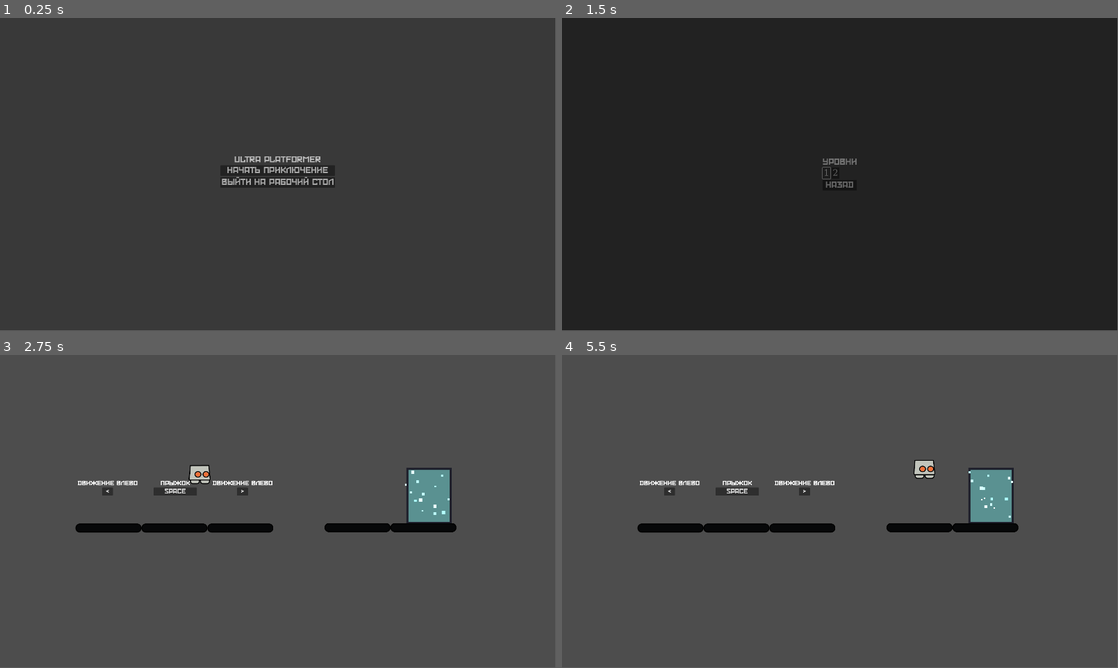
Above: before the commit, frames 1-4 (two rows, left to right).
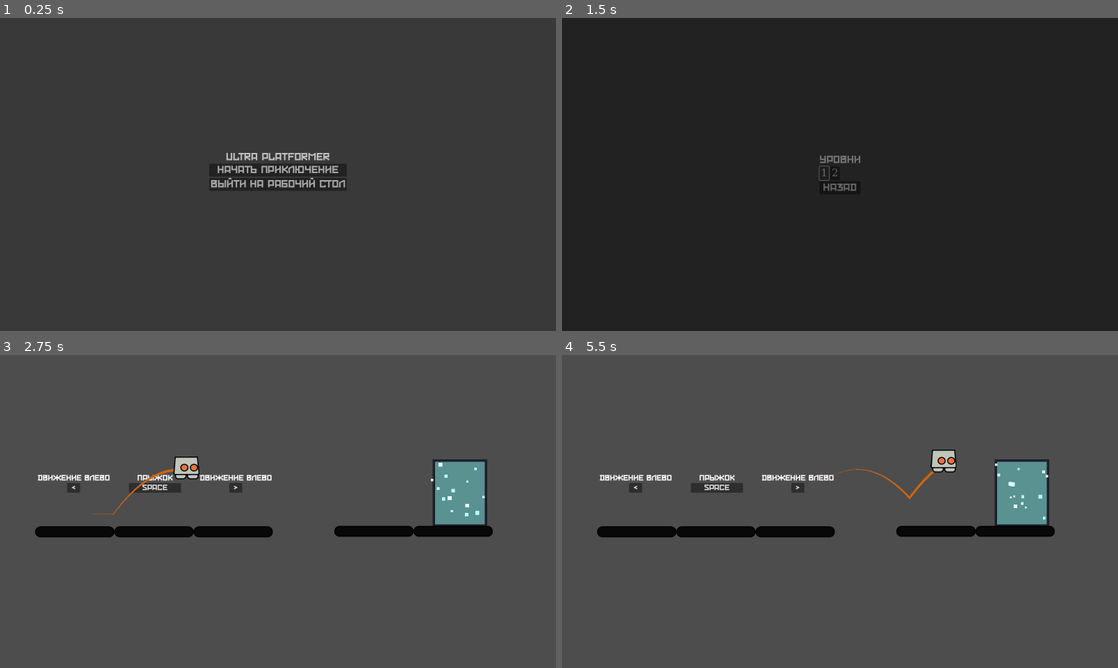
Above: after the commit, the same moments.

Repository: AntonShiryaew/GodotPlatformer
Game: Godot game, scene res://Scenes/MainMenu/mainMenu.tscn
The game is run twice, just before and just after one commit, with the same random seed, the same clock (stepped at 60 frames per second) and the same inputs.
Inputs:
- Up to frame 1 (0.25 s): no input
- Up to frame 2 (1.5 s): click "Начать приключение" at 0.5 s; click "1" at 1.25 s
- Up to frame 3 (2.75 s): tap Enter at 2 s; hold Right (ui_right) from 2.03 s (still down); tap Z at 2.1 s; tap Space (ui_select) at 2.27 s
- Up to frame 4 (5.5 s): tap Z every 0.75 s from 2.85 to 5.1 s; tap Space (ui_select) at 3.02, 4.52, 5.27 s; release Right (ui_right) at 3.53 s; hold Left (ui_left) 3.53-4.28 s; hold Right (ui_right) from 4.28 s (still down)
In our replay, the window is 799x449 before the commit and 800x450 after it. These sizes can differ from the game's own. Grey fills any space a smaller window leaves; there, only what the larger window draws over its background counts as a difference.

The runs differ from the first frame. In frame 1, 1.2% of the frame differs, in the area x 38-63%, y 43-55%; in frame 2, 0.3%; in frame 3, 6.0%; in frame 4, 6.1%, in the area x 6-89%, y 30-59%.

Commit message:
Переместил объекты, добавил уровень и спрайты

Diff:
--- a/Platforms/OneWayPlatform.tscn
+++ b/Prefabs/Platforms/OneWayPlatform.tscn
@@ -1,13 +1,15 @@
-[gd_scene load_steps=3 format=3 uid="uid://cxw716cf4pioo"]
+[gd_scene load_steps=4 format=3 uid="uid://cxw716cf4pioo"]
 
 [ext_resource type="Texture2D" uid="uid://behaouqhtseuj" path="res://Sprites/platforms.png" id="1_4ej0b"]
+[ext_resource type="Script" path="res://Scripts/platform.gd" id="1_whcsj"]
 
 [sub_resource type="RectangleShape2D" id="RectangleShape2D_t6d1q"]
 size = Vector2(303, 39)
 
 [node name="OneWayPlatform" type="Node2D"]
 
-[node name="StaticBody2D" type="StaticBody2D" parent="."]
+[node name="StaticBody2D" type="StaticBody2D" parent="." groups=["loading_platform"]]
+script = ExtResource("1_whcsj")
 
 [node name="Sprite2D" type="Sprite2D" parent="StaticBody2D"]
 texture = ExtResource("1_4ej0b")
--- a/Prefabs/jump_platform.tscn
+++ b/Prefabs/Platforms/jump_platform.tscn
@@ -7,7 +7,7 @@
 radius = 20.0
 height = 302.0
 
-[node name="PlatformJump" type="StaticBody2D" groups=["jumping", "loading_platform"]]
+[node name="PlatformJump" type="StaticBody2D" groups=["jumping"]]
 script = ExtResource("1_mphtj")
 
 [node name="Sprite2D" type="Sprite2D" parent="."]
--- a/Prefabs/bobot_pref.tscn
+++ b/Prefabs/bobot_pref.tscn
@@ -1,7 +1,8 @@
-[gd_scene load_steps=15 format=3 uid="uid://dsedpm5rfdof1"]
+[gd_scene load_steps=16 format=3 uid="uid://dsedpm5rfdof1"]
 
 [ext_resource type="Script" path="res://Scripts/bobot_move.gd" id="1_ky87w"]
 [ext_resource type="Texture2D" uid="uid://cgxr3e0vd2f87" path="res://Sprites/bobot.png" id="1_rf32u"]
+[ext_resource type="PackedScene" uid="uid://bpcjvw11aw2qy" path="res://Scenes/trail.tscn" id="3_icty3"]
 
 [sub_resource type="AtlasTexture" id="AtlasTexture_1arjt"]
 atlas = ExtResource("1_rf32u")
@@ -95,12 +96,18 @@
 radius = 49.0
 
 [node name="Bobot" type="CharacterBody2D"]
+collision_layer = 3
+collision_mask = 3
 script = ExtResource("1_ky87w")
+
+[node name="Trail" parent="." instance=ExtResource("3_icty3")]
+show_behind_parent = true
 
 [node name="AnimatedSprite2D" type="AnimatedSprite2D" parent="."]
 sprite_frames = SubResource("SpriteFrames_15yes")
-animation = &"idle"
+animation = &"jump"
 autoplay = "idle"
+frame_progress = 0.542465
 
 [node name="CollisionShape2D" type="CollisionShape2D" parent="."]
 shape = SubResource("CircleShape2D_h7c2d")
--- a/Prefabs/door.tscn
+++ b/Prefabs/door.tscn
@@ -28,7 +28,7 @@
 [node name="CollisionShape2D" type="CollisionShape2D" parent="."]
 shape = SubResource("RectangleShape2D_ri54d")
 
-[node name="GPUParticles2D" type="GPUParticles2D" parent="."]
+[node name="Particles" type="GPUParticles2D" parent="."]
 amount = 15
 process_material = SubResource("ParticleProcessMaterial_c6mmo")
 trail_sections = 10
--- /dev/null
+++ b/Prefabs/key.tscn
@@ -0,0 +1,57 @@
+[gd_scene load_steps=9 format=3 uid="uid://c1efgc47obe7a"]
+
+[ext_resource type="Script" path="res://Scripts/key_logic.gd" id="1_bcge5"]
+[ext_resource type="Texture2D" uid="uid://de7e7krt7vfcq" path="res://Sprites/key.png" id="1_inow7"]
+
+[sub_resource type="RectangleShape2D" id="RectangleShape2D_5ucs3"]
+size = Vector2(28, 59)
+
+[sub_resource type="Gradient" id="Gradient_48kl0"]
+offsets = PackedFloat32Array(0.529605, 1)
+colors = PackedColorArray(1, 1, 1, 1, 1, 1, 1, 0)
+
+[sub_resource type="GradientTexture1D" id="GradientTexture1D_yjwgy"]
+gradient = SubResource("Gradient_48kl0")
+
+[sub_resource type="Curve" id="Curve_j8oaj"]
+_data = [Vector2(0, 1), 0.0, 0.0, 0, 0, Vector2(1, 0), 0.0, 0.0, 0, 0]
+point_count = 2
+
+[sub_resource type="CurveTexture" id="CurveTexture_f8sw8"]
+curve = SubResource("Curve_j8oaj")
+
+[sub_resource type="ParticleProcessMaterial" id="ParticleProcessMaterial_v57yl"]
+lifetime_randomness = 1.0
+particle_flag_disable_z = true
+angle_min = 1.07288e-05
+angle_max = 1.07288e-05
+spread = 180.0
+initial_velocity_max = 150.0
+radial_velocity_min = -2.23517e-05
+radial_velocity_max = -2.23517e-05
+gravity = Vector3(0, 0, 0)
+scale_min = 5.0
+scale_max = 5.0
+scale_curve = SubResource("CurveTexture_f8sw8")
+color_ramp = SubResource("GradientTexture1D_yjwgy")
+
+[node name="Key" type="Area2D"]
+script = ExtResource("1_bcge5")
+
+[node name="KeySprite" type="Sprite2D" parent="."]
+texture = ExtResource("1_inow7")
+
+[node name="CollisionShape2D" type="CollisionShape2D" parent="."]
+position = Vector2(0, -0.5)
+shape = SubResource("RectangleShape2D_5ucs3")
+
+[node name="GPUParticles2D" type="GPUParticles2D" parent="."]
+modulate = Color(1, 0.466667, 0.172549, 1)
+emitting = false
+amount = 50
+process_material = SubResource("ParticleProcessMaterial_v57yl")
+one_shot = true
+explosiveness = 1.0
+
+[connection signal="body_entered" from="." to="." method="_on_body_entered"]
+[connection signal="finished" from="GPUParticles2D" to="." method="_on_gpu_particles_2d_finished"]
--- a/Scenes/BaseScene/baseScene.tscn
+++ b/Scenes/BaseScenes/baseScene.tscn
@@ -1,7 +1,7 @@
 [gd_scene load_steps=5 format=3 uid="uid://bic5ii30cvlub"]
 
-[ext_resource type="Script" path="res://Scenes/BaseScene/global_pause.gd" id="1_6ed4f"]
-[ext_resource type="Script" path="res://Scenes/BaseScene/blackScreen.gd" id="1_e6lug"]
+[ext_resource type="Script" path="res://Scenes/BaseScenes/global_pause.gd" id="1_6ed4f"]
+[ext_resource type="Script" path="res://Scenes/BaseScenes/blackScreen.gd" id="1_e6lug"]
 [ext_resource type="Script" path="res://Scripts/levelTransition.gd" id="1_il7td"]
 [ext_resource type="PackedScene" uid="uid://k5k55c2umhav" path="res://Prefabs/BasicUi/pause_menu.tscn" id="3_kyk0t"]
 
--- a/Scenes/Levels/Chapter1/Level1.tscn
+++ b/Scenes/Levels/Chapter1/Level1.tscn
@@ -1,86 +1,63 @@
-[gd_scene load_steps=13 format=3 uid="uid://1lj8pkpiwqio"]
+[gd_scene load_steps=9 format=3 uid="uid://snwsxl8qbk4o"]
 
-[ext_resource type="PackedScene" uid="uid://bic5ii30cvlub" path="res://Scenes/BaseScene/baseScene.tscn" id="1_5460m"]
+[ext_resource type="PackedScene" uid="uid://bic5ii30cvlub" path="res://Scenes/BaseScenes/baseScene.tscn" id="1_5460m"]
 [ext_resource type="PackedScene" uid="uid://ckv1u7lq8yvut" path="res://Prefabs/death_zone.tscn" id="2_yid55"]
 [ext_resource type="PackedScene" uid="uid://dw6l1qooio0va" path="res://Prefabs/door.tscn" id="3_8mfkj"]
-[ext_resource type="PackedScene" uid="uid://clb50a7t5k2xu" path="res://Prefabs/platform_pref.tscn" id="4_2rm4q"]
+[ext_resource type="PackedScene" uid="uid://clb50a7t5k2xu" path="res://Prefabs/Platforms/platform_pref.tscn" id="4_2rm4q"]
+[ext_resource type="PackedScene" uid="uid://cxw716cf4pioo" path="res://Prefabs/Platforms/OneWayPlatform.tscn" id="6_as8jv"]
 [ext_resource type="PackedScene" uid="uid://dsedpm5rfdof1" path="res://Prefabs/bobot_pref.tscn" id="6_h3xkx"]
-[ext_resource type="Script" path="res://Scripts/camera.gd" id="6_nqaol"]
-[ext_resource type="FontFile" uid="uid://bb04hlpa48pbq" path="res://Fonts/BulatovSPDemo.otf" id="7_vm1vo"]
-[ext_resource type="Script" path="res://Prefabs/BasicUi/baseLabel.gd" id="8_j0d24"]
-[ext_resource type="Script" path="res://Prefabs/BasicUi/baseButton.gd" id="9_yyxve"]
-[ext_resource type="PackedScene" uid="uid://btx8b11te6l12" path="res://Prefabs/jump_platform.tscn" id="10_1esss"]
-
-[sub_resource type="StyleBoxEmpty" id="StyleBoxEmpty_mrn10"]
-
-[sub_resource type="StyleBoxFlat" id="StyleBoxFlat_qfgpa"]
-content_margin_left = 4.0
-content_margin_top = 4.0
-content_margin_right = 4.0
-content_margin_bottom = 4.0
-bg_color = Color(0.1, 0.1, 0.1, 0.6)
-corner_radius_top_left = 3
-corner_radius_top_right = 3
-corner_radius_bottom_right = 3
-corner_radius_bottom_left = 3
-corner_detail = 5
+[ext_resource type="PackedScene" uid="uid://c1efgc47obe7a" path="res://Prefabs/key.tscn" id="8_rftek"]
+[ext_resource type="PackedScene" uid="uid://btx8b11te6l12" path="res://Prefabs/Platforms/jump_platform.tscn" id="10_1esss"]
 
 [node name="BaseNode" instance=ExtResource("1_5460m")]
 
-[node name="BaseNode2D_VBoxContainer#BaseLabel" type="Label" parent="." index="0"]
-theme_override_fonts/font = ExtResource("7_vm1vo")
-theme_override_font_sizes/font_size = 30
-text = "Некоторые уровни могут быть
-больше остальных"
-horizontal_alignment = 1
-script = ExtResource("8_j0d24")
-metadata/_edit_use_anchors_ = true
+[node name="BaseNode2D" parent="." index="0"]
+visible = true
+position = Vector2(986, 550)
 
-[node name="BaseNode2D_VBoxContainer#BaseGameButton" type="Button" parent="." index="1"]
-custom_minimum_size = Vector2(50, 0)
-size_flags_horizontal = 4
-size_flags_vertical = 4
-theme_override_colors/font_disabled_color = Color(0.875, 0.875, 0.875, 1)
-theme_override_fonts/font = ExtResource("7_vm1vo")
-theme_override_font_sizes/font_size = 30
-theme_override_styles/focus = SubResource("StyleBoxEmpty_mrn10")
-theme_override_styles/disabled = SubResource("StyleBoxFlat_qfgpa")
-disabled = true
-text = "Z"
-script = ExtResource("9_yyxve")
-isActiveButton = false
+[node name="Camera2D" type="Camera2D" parent="BaseNode2D" index="0"]
+zoom = Vector2(1.5, 1.5)
 
-[node name="BaseNode2D#DeathZone" parent="." index="2" instance=ExtResource("2_yid55")]
-position = Vector2(-6, 746)
+[node name="DeathZone" parent="BaseNode2D" index="1" instance=ExtResource("2_yid55")]
+position = Vector2(0, 744)
 
-[node name="BaseNode2D#Door" parent="." index="3" instance=ExtResource("3_8mfkj")]
-position = Vector2(-1404, -770)
+[node name="Door" parent="BaseNode2D" index="2" instance=ExtResource("3_8mfkj")]
+position = Vector2(0, -558)
+next_scene_path = "res://Scenes/Levels/Tutorial/Tutorial2.tscn"
 
-[node name="BaseNode2D_Bobot#Camera2D" type="Camera2D" parent="." index="4"]
-position = Vector2(2, 0)
-zoom = Vector2(1.5, 1.5)
-script = ExtResource("6_nqaol")
+[node name="Platform" parent="BaseNode2D" index="3" groups=["loading_platform"] instance=ExtResource("4_2rm4q")]
+position = Vector2(1050, 650)
 
-[node name="BaseNode2D#Platform" parent="." index="5" groups=["loading_platform"] instance=ExtResource("4_2rm4q")]
-position = Vector2(-2, 68)
+[node name="Platform2" parent="BaseNode2D" index="4" groups=["loading_platform"] instance=ExtResource("4_2rm4q")]
+position = Vector2(0, -412)
 
-[node name="BaseNode2D#Platform2" parent="." index="6" instance=ExtResource("4_2rm4q")]
-position = Vector2(438, -42)
+[node name="Platform4" parent="BaseNode2D" index="5" instance=ExtResource("4_2rm4q")]
+position = Vector2(-1050, 650)
 
-[node name="BaseNode2D#Platform3" parent="." index="7" instance=ExtResource("4_2rm4q")]
-position = Vector2(1148, -160)
+[node name="Bobot" parent="BaseNode2D" index="6" instance=ExtResource("6_h3xkx")]
+light_mask = 3
+visibility_layer = 3
+position = Vector2(1050, 572)
+collision_layer = 1
+collision_mask = 1
 
-[node name="BaseNode2D#PlatformJump" parent="." index="8" instance=ExtResource("10_1esss")]
-position = Vector2(1826, -272)
+[node name="OneWayPlatform" parent="BaseNode2D" index="7" instance=ExtResource("6_as8jv")]
+position = Vector2(1050, 400)
 
-[node name="BaseNode2D#Platform5" parent="." index="9" groups=["loading_platform"] instance=ExtResource("4_2rm4q")]
-position = Vector2(-1374, -624)
+[node name="OneWayPlatform2" parent="BaseNode2D" index="8" instance=ExtResource("6_as8jv")]
+position = Vector2(1050, 150)
 
-[node name="BaseNode2D#VBoxContainer" type="VBoxContainer" parent="." index="10"]
-offset_left = -254.0
-offset_top = -250.0
-offset_right = 258.0
-offset_bottom = -148.0
+[node name="OneWayPlatform3" parent="BaseNode2D" index="9" instance=ExtResource("6_as8jv")]
+position = Vector2(-1050, 150)
 
-[node name="BaseNode2D#Bobot" parent="." index="11" instance=ExtResource("6_h3xkx")]
-position = Vector2(2, -6)
+[node name="OneWayPlatform4" parent="BaseNode2D" index="10" instance=ExtResource("6_as8jv")]
+position = Vector2(-1050, 400)
+
+[node name="PlatformJump" parent="BaseNode2D" index="11" instance=ExtResource("10_1esss")]
+position = Vector2(350, 150)
+
+[node name="PlatformJump2" parent="BaseNode2D" index="12" instance=ExtResource("10_1esss")]
+position = Vector2(-350, 150)
+
+[node name="Key" parent="BaseNode2D" index="13" instance=ExtResource("8_rftek")]
+position = Vector2(-1050, 600)
--- a/Scenes/Levels/Tutorial/Tutorial1.tscn
+++ b/Scenes/Levels/Tutorial/Tutorial1.tscn
@@ -1,17 +1,17 @@
 [gd_scene load_steps=14 format=3 uid="uid://d1fiyns5boq01"]
 
-[ext_resource type="PackedScene" uid="uid://bic5ii30cvlub" path="res://Scenes/BaseScene/baseScene.tscn" id="1_s6p5h"]
+[ext_resource type="PackedScene" uid="uid://bic5ii30cvlub" path="res://Scenes/BaseScenes/baseScene.tscn" id="1_s6p5h"]
 [ext_resource type="PackedScene" uid="uid://ckv1u7lq8yvut" path="res://Prefabs/death_zone.tscn" id="2_7n4yv"]
 [ext_resource type="PackedScene" uid="uid://dw6l1qooio0va" path="res://Prefabs/door.tscn" id="3_uoeyh"]
-[ext_resource type="PackedScene" uid="uid://clb50a7t5k2xu" path="res://Prefabs/platform_pref.tscn" id="4_bljre"]
+[ext_resource type="PackedScene" uid="uid://clb50a7t5k2xu" path="res://Prefabs/Platforms/platform_pref.tscn" id="4_bljre"]
 [ext_resource type="FontFile" uid="uid://bb04hlpa48pbq" path="res://Fonts/BulatovSPDemo.otf" id="5_68ayb"]
 [ext_resource type="Script" path="res://Prefabs/BasicUi/baseLabel.gd" id="6_whrpf"]
 [ext_resource type="Script" path="res://Prefabs/BasicUi/baseButton.gd" id="7_a7pon"]
 [ext_resource type="PackedScene" uid="uid://dsedpm5rfdof1" path="res://Prefabs/bobot_pref.tscn" id="8_ari4k"]
 
-[sub_resource type="StyleBoxEmpty" id="StyleBoxEmpty_p5fvf"]
+[sub_resource type="StyleBoxEmpty" id="StyleBoxEmpty_mbras"]
 
-[sub_resource type="StyleBoxFlat" id="StyleBoxFlat_k8ghv"]
+[sub_resource type="StyleBoxFlat" id="StyleBoxFlat_vswhw"]
 content_margin_left = 4.0
 content_margin_top = 4.0
 content_margin_right = 4.0
@@ -166,7 +166,11 @@
 isActiveButton = null
 
 [node name="Bobot" parent="BaseNode2D" index="11" instance=ExtResource("8_ari4k")]
-position = Vector2(-780, 6)
+light_mask = 3
+visibility_layer = 3
+position = Vector2(-772, 6)
+collision_layer = 1
+collision_mask = 1
 
 [node name="BlackScreen" parent="." index="2"]
 top_level = true
--- a/Scenes/Levels/Tutorial/Tutorial2.tscn
+++ b/Scenes/Levels/Tutorial/Tutorial2.tscn
@@ -1,13 +1,13 @@
 [gd_scene load_steps=9 format=3 uid="uid://c00rmsr1q3kg6"]
 
-[ext_resource type="PackedScene" uid="uid://bic5ii30cvlub" path="res://Scenes/BaseScene/baseScene.tscn" id="1_ctx7a"]
+[ext_resource type="PackedScene" uid="uid://bic5ii30cvlub" path="res://Scenes/BaseScenes/baseScene.tscn" id="1_ctx7a"]
 [ext_resource type="PackedScene" uid="uid://ckv1u7lq8yvut" path="res://Prefabs/death_zone.tscn" id="2_dqve2"]
 [ext_resource type="PackedScene" uid="uid://dw6l1qooio0va" path="res://Prefabs/door.tscn" id="3_5nwyn"]
-[ext_resource type="PackedScene" uid="uid://clb50a7t5k2xu" path="res://Prefabs/platform_pref.tscn" id="4_ftxkk"]
+[ext_resource type="PackedScene" uid="uid://clb50a7t5k2xu" path="res://Prefabs/Platforms/platform_pref.tscn" id="4_ftxkk"]
 [ext_resource type="FontFile" uid="uid://bb04hlpa48pbq" path="res://Fonts/BulatovSPDemo.otf" id="5_jjiq5"]
 [ext_resource type="Script" path="res://Prefabs/BasicUi/baseLabel.gd" id="6_37s6a"]
 [ext_resource type="PackedScene" uid="uid://dsedpm5rfdof1" path="res://Prefabs/bobot_pref.tscn" id="7_4j43b"]
-[ext_resource type="PackedScene" uid="uid://btx8b11te6l12" path="res://Prefabs/jump_platform.tscn" id="8_jiok2"]
+[ext_resource type="PackedScene" uid="uid://btx8b11te6l12" path="res://Prefabs/Platforms/jump_platform.tscn" id="8_jiok2"]
 
 [node name="BaseNode" instance=ExtResource("1_ctx7a")]
 
@@ -32,7 +32,7 @@
 [node name="Platform5" parent="BaseNode2D" index="4" groups=["loading_platform"] instance=ExtResource("4_ftxkk")]
 position = Vector2(688, -246)
 
-[node name="PlatformJump" parent="BaseNode2D" index="5" instance=ExtResource("8_jiok2")]
+[node name="PlatformJump" parent="BaseNode2D" index="5" groups=["loading_platform"] instance=ExtResource("8_jiok2")]
 position = Vector2(2, 232)
 
 [node name="BaseLabel" type="Label" parent="BaseNode2D" index="6"]
@@ -48,3 +48,5 @@
 
 [node name="Bobot" parent="BaseNode2D" index="7" instance=ExtResource("7_4j43b")]
 position = Vector2(-780, 8)
+collision_layer = 1
+collision_mask = 1
--- a/Scenes/MainMenu/mainMenu.tscn
+++ b/Scenes/MainMenu/mainMenu.tscn
@@ -1,6 +1,6 @@
 [gd_scene load_steps=6 format=3 uid="uid://icuyigaupgf4"]
 
-[ext_resource type="PackedScene" uid="uid://bic5ii30cvlub" path="res://Scenes/BaseScene/baseScene.tscn" id="1_nbhme"]
+[ext_resource type="PackedScene" uid="uid://bic5ii30cvlub" path="res://Scenes/BaseScenes/baseScene.tscn" id="1_nbhme"]
 [ext_resource type="Script" path="res://Scenes/MainMenu/menu.gd" id="2_7pwwe"]
 [ext_resource type="FontFile" uid="uid://bb04hlpa48pbq" path="res://Fonts/BulatovSPDemo.otf" id="3_5hxsr"]
 [ext_resource type="Script" path="res://Prefabs/BasicUi/baseLabel.gd" id="3_afggx"]
--- a/Scenes/test_scene.tscn
+++ b/Scenes/test_scene.tscn
@@ -1,26 +1,30 @@
-[gd_scene load_steps=12 format=3 uid="uid://dbge7v3jk8a4n"]
+[gd_scene load_steps=10 format=3 uid="uid://dbge7v3jk8a4n"]
 
 [ext_resource type="PackedScene" uid="uid://dsedpm5rfdof1" path="res://Prefabs/bobot_pref.tscn" id="1_37e8o"]
 [ext_resource type="PackedScene" uid="uid://dw6l1qooio0va" path="res://Prefabs/door.tscn" id="2_2cpdf"]
-[ext_resource type="PackedScene" uid="uid://clb50a7t5k2xu" path="res://Prefabs/platform_pref.tscn" id="2_gibm8"]
-[ext_resource type="PackedScene" uid="uid://btx8b11te6l12" path="res://Prefabs/jump_platform.tscn" id="3_dljig"]
-[ext_resource type="PackedScene" uid="uid://bpcjvw11aw2qy" path="res://Scenes/trail.tscn" id="3_yyu0l"]
+[ext_resource type="PackedScene" uid="uid://clb50a7t5k2xu" path="res://Prefabs/Platforms/platform_pref.tscn" id="2_gibm8"]
+[ext_resource type="PackedScene" uid="uid://btx8b11te6l12" path="res://Prefabs/Platforms/jump_platform.tscn" id="3_dljig"]
 [ext_resource type="PackedScene" uid="uid://ckv1u7lq8yvut" path="res://Prefabs/death_zone.tscn" id="4_dfu27"]
-[ext_resource type="Script" path="res://Platforms/camera_shake.gd" id="4_dh6hk"]
-[ext_resource type="PackedScene" uid="uid://cxw716cf4pioo" path="res://Platforms/OneWayPlatform.tscn" id="7_82881"]
-[ext_resource type="PackedScene" uid="uid://cv3gesjrg678o" path="res://Platforms/MovingPlatform.tscn" id="8_2t5em"]
+[ext_resource type="Script" path="res://Scripts/camera_shake.gd" id="4_dh6hk"]
+[ext_resource type="PackedScene" uid="uid://cxw716cf4pioo" path="res://Prefabs/Platforms/OneWayPlatform.tscn" id="7_82881"]
+[ext_resource type="PackedScene" uid="uid://cv3gesjrg678o" path="res://Prefabs/Platforms/MovingPlatform.tscn" id="8_2t5em"]
 
-[sub_resource type="Curve" id="Curve_0gvpr"]
-_data = [Vector2(0, 0), 0.0, 0.0, 0, 0, Vector2(0.996932, 1), 0.0, 0.0, 0, 0]
-point_count = 2
-
-[sub_resource type="Environment" id="Environment_fe0hq"]
+[sub_resource type="Environment" id="Environment_o7rl2"]
 background_mode = 3
+ssr_enabled = true
+ssr_fade_in = 1.42705
+ssao_enabled = true
+ssao_power = 1.13679
+ssao_detail = 1.96
 glow_enabled = true
-glow_bloom = 0.15
-glow_blend_mode = 0
+glow_intensity = 1.32
+glow_strength = 0.8
+glow_bloom = 0.31
+glow_blend_mode = 1
+adjustment_enabled = true
 
 [node name="TestScene" type="Node2D"]
+position = Vector2(100, -1)
 scale = Vector2(0.5, 0.5)
 
 [node name="Area2D2" parent="." instance=ExtResource("2_2cpdf")]
@@ -28,14 +32,9 @@
 scale = Vector2(0.6, 0.6)
 
 [node name="CharacterBody2D" parent="." instance=ExtResource("1_37e8o")]
-light_mask = 3
-visibility_layer = 3
 position = Vector2(-420, 44)
-
-[node name="Trail" parent="CharacterBody2D" instance=ExtResource("3_yyu0l")]
-show_behind_parent = true
-width_curve = SubResource("Curve_0gvpr")
-default_color = Color(0.811765, 0.388235, 0.0627451, 1)
+collision_layer = 1
+collision_mask = 1
 
 [node name="Camera2D" type="Camera2D" parent="."]
 script = ExtResource("4_dh6hk")
@@ -63,7 +62,7 @@
 position = Vector2(-624, 634)
 
 [node name="WorldEnvironment" type="WorldEnvironment" parent="."]
-environment = SubResource("Environment_fe0hq")
+environment = SubResource("Environment_o7rl2")
 
 [node name="OneWayPlatform" parent="." instance=ExtResource("7_82881")]
 position = Vector2(-1060, 100)
--- a/Scenes/trail.tscn
+++ b/Scenes/trail.tscn
@@ -1,6 +1,12 @@
-[gd_scene load_steps=2 format=3 uid="uid://bpcjvw11aw2qy"]
+[gd_scene load_steps=3 format=3 uid="uid://bpcjvw11aw2qy"]
 
 [ext_resource type="Script" path="res://Scripts/trail.gd" id="1_d5x2v"]
 
+[sub_resource type="Curve" id="Curve_ojhhk"]
+_data = [Vector2(0, 0), 0.0, 0.0, 0, 0, Vector2(0.995157, 1), 0.0, 0.0, 0, 0]
+point_count = 2
+
 [node name="Trail" type="Line2D"]
+width_curve = SubResource("Curve_ojhhk")
+default_color = Color(0.812, 0.388, 0.063, 1)
 script = ExtResource("1_d5x2v")
--- a/Scripts/door.gd
+++ b/Scripts/door.gd
@@ -2,6 +2,7 @@
 
 @export var next_scene_path : String
 @onready var collider_scale = $CollisionShape2D.shape.size
+@onready var particles = $Particles
 
 func getNextScenePath() -> String:
 	return next_scene_path
@@ -18,5 +19,5 @@
 	queue_redraw()
 
 func _on_body_entered(body: Node2D) -> void:
-	if(body.name == "Bobot"):
+	if(body.name == "Bobot" and particles.amount_ratio != 0):
 		body.call_end()
--- /dev/null
+++ b/Scripts/key_logic.gd
@@ -0,0 +1,14 @@
+extends Area2D
+
+@onready var particles = $GPUParticles2D
+@onready var sprite = $KeySprite
+
+signal key_picked_up
+
+func _on_body_entered(body: Node2D) -> void:
+	if(body.name == "Bobot"):
+		sprite.hide()
+		particles.emitting = true
+
+func _on_gpu_particles_2d_finished() -> void:
+	key_picked_up.emit()
--- a/Scripts/levelTransition.gd
+++ b/Scripts/levelTransition.gd
@@ -2,15 +2,26 @@
 
 @onready var screen = $"../BlackScreen"
 
+var door
+
 func _ready() -> void:
 	if screen != null:
 		screen.appear.connect(on_screen_appear)
+	door = get_node_or_null("Door")
 	var bobot = get_node_or_null("Bobot")
 	if bobot != null:
 		bobot.readyToNextLevel.connect(to_screen_appear)
+	var key = get_node_or_null("Key")
+	if key != null:
+		key.key_picked_up.connect(on_key_picked_up)
+		if door != null:
+			door.get_node("Particles").amount_ratio = 0
+
+func on_key_picked_up() -> void:
+	if door != null:
+		door.get_node("Particles").amount_ratio = 1
 
 func on_screen_appear() -> void:
-	var door = get_node_or_null("Door")
 	if door != null:
 		get_tree().call_deferred("change_scene_to_file", door.getNextScenePath())
 
--- a/Scripts/trail.gd
+++ b/Scripts/trail.gd
@@ -1,6 +1,6 @@
 extends Line2D
 
-var point_length = 10
+var point_length = 50
 var point_velocity = Vector2()
 
 # Called when the node enters the scene tree for the first time.
@@ -9,8 +9,8 @@
 
 # Called every frame. 'delta' is the elapsed time since the previous frame.
 func _process(_delta: float) -> void:
-	global_position = Vector2(0,0)
-	global_rotation = 0
+	global_position = get_parent().get_parent().position
+	rotation = 0
 
 	point_velocity = get_parent().position
 
--- a/project.godot
+++ b/project.godot
@@ -17,9 +17,8 @@
 
 [display]
 
-window/size/viewport_width=1920
-window/size/viewport_height=1080
-window/size/mode=3
+window/size/viewport_width=1600
+window/size/viewport_height=900
 
 [global_group]
 
Renamed: Platforms/Ladder.tscn -> Prefabs/Platforms/Ladder.tscn
Renamed: Platforms/MovingPlatform.tscn -> Prefabs/Platforms/MovingPlatform.tscn
Renamed: Prefabs/platform_pref.tscn -> Prefabs/Platforms/platform_pref.tscn
Renamed: Scenes/BaseScene/blackScreen.gd -> Scenes/BaseScenes/blackScreen.gd
Renamed: Scenes/BaseScene/global_pause.gd -> Scenes/BaseScenes/global_pause.gd
Not shown: 4 places in Scenes/Levels/Tutorial/Tutorial1.tscn that only renumber resources
Renamed: Platforms/camera_shake.gd -> Scripts/camera_shake.gd
Binary file added: Sprites/emotion_face.png
Not shown, added: Sprites/emotion_face.png.import
Binary file added: Sprites/key.png
Not shown, added: Sprites/key.png.import
